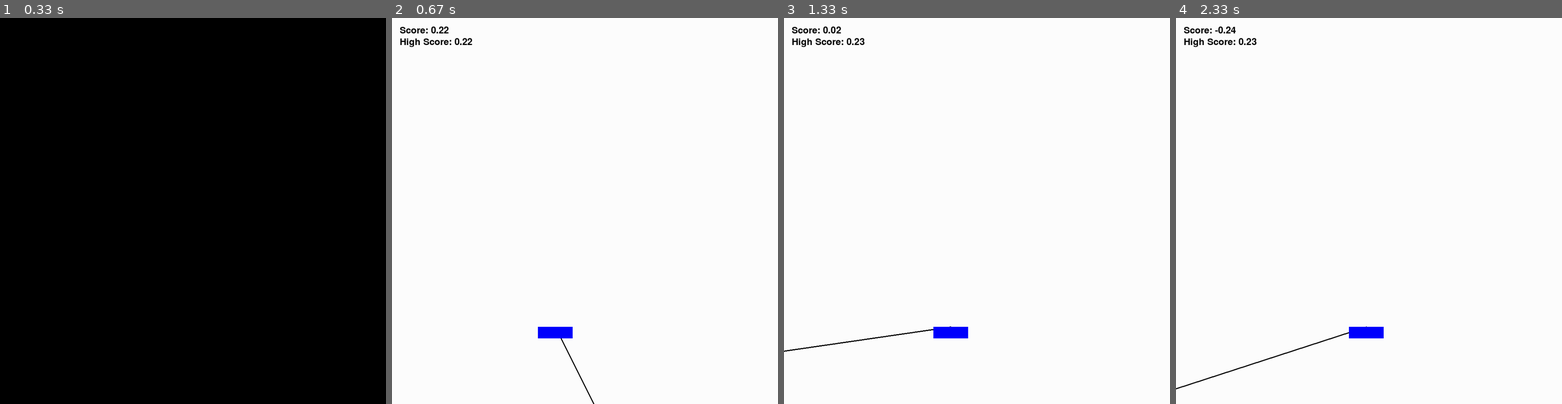
Above: before the commit, frames 1-4 (left to right).
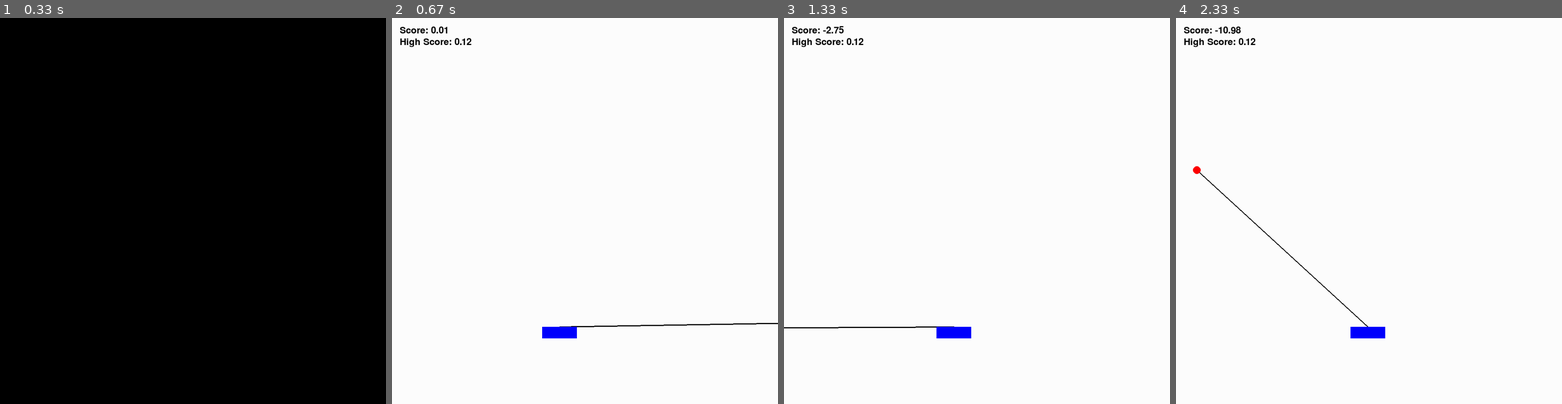
Above: after the commit, the same moments.

Repository: Nicosoh/Inverted-Pendulum-with-Haptics
Game: pygame game, started from pygame_test.py
Two runs of this game, one before a commit and one after it. Both use one fixed random seed, a clock stepped at 60 frames per second and the inputs below.
Inputs (mouse positions are in pixels of both pictures, inside the frame that each line leads up to):
- Up to frame 1 (0.33 s): no input
- Up to frame 2 (0.67 s): tap E at 0.33 s
- Up to frame 3 (1.33 s): click (884, 214) at 0.72 s; click (1034, 75) at 1.05 s
- Up to frame 4 (2.33 s): click (1376, 79) at 1.38 s; click (1372, 253) at 1.72 s; click (1469, 272) at 2.05 s

Frame 1 is identical in both runs. In frame 2, 0.4% of the frame differs, in the area x 12-100%, y 2-100%; in frame 3, 0.5%; in frame 4, 0.6%, in the area x 0-55%, y 2-97%.

Commit message:
aux files

Diff:
--- a/pendulum_model.py
+++ b/pendulum_model.py
@@ -31,15 +31,9 @@
 from acados_template import AcadosModel
 from casadi import SX, vertcat, sin, cos
 
-def export_pendulum_ode_model() -> AcadosModel:
+def export_pendulum_ode_model(M, m ,g, l, d_cart, d_theta) -> AcadosModel:
 
     model_name = 'pendulum_ode'
-
-    # constants
-    M = 1.0 # mass of the cart [kg] -> now estimated
-    m = 0.5 # mass of the ball [kg]
-    g = 9.81 # gravity constant [m/s^2]
-    l = 0.5 # length of the rod [m]
 
     # set up states & controls
     x1      = SX.sym('x1')
@@ -63,12 +57,19 @@
     # dynamics
     cos_theta = cos(theta)
     sin_theta = sin(theta)
-    denominator = M + m - m*sin_theta*sin_theta
+    denominator = M + m - m * cos_theta ** 2
+    # denominator = M + m - m * sin_theta ** 2
     f_expl = vertcat(v1,
-                     dtheta,
-                     (-m*l*sin_theta*dtheta*dtheta + m*g*cos_theta*sin_theta+F)/denominator,
-                     (-m*l*cos_theta*sin_theta*dtheta*dtheta + F*cos_theta+(M+m)*g*sin_theta)/(3*l*denominator)
-                     )
+                    dtheta,
+                    (-m * g * cos_theta * sin_theta + m * l * theta_dot**2 * sin_theta - d_cart * x1_dot + F) / denominator,
+                    ((m + M ) * g * sin_theta - cos_theta * (m * l * theta_dot**2 * sin_theta - d_cart * x1_dot) + cos_theta * F - theta_dot * d_theta) / denominator / l
+                    )
+
+    # f_expl = vertcat(v1,
+    #                 dtheta,
+    #                 (-m * l * sin_theta * theta_dot ** 2 + m * g * cos_theta * sin_theta + F) / denominator,
+    #                 (-m * l * cos_theta * sin_theta * theta_dot ** 2 + F * cos_theta + (M + m) * g * sin_theta) / (l * denominator)
+    #                 )
 
     f_impl = xdot - f_expl
 
--- a/pygame_test.py
+++ b/pygame_test.py
@@ -5,7 +5,7 @@
 # Define physical constants in SI units
 M = 5.0
 m = 1.0
-g = -9.81
+g = -9.81/3
 l = 2.0
 dt = 0.01
 cart_width = 0.3
@@ -34,7 +34,7 @@
 D = 10
 
 d_cart = 1.0 # Cart Damping
-d_theta = 3.0
+d_theta = 10.0
 
 # Score variables
 score = 0.0
@@ -63,7 +63,7 @@
 
     # theta_ddot = (-m * l * cos_theta * sin_theta * theta_dot ** 2 + F * cos_theta + (M + m) * g * sin_theta) / (3 * l * denominator)
     # x1_ddot = (-m * l * sin_theta * theta_dot ** 2 + m * g * cos_theta * sin_theta + F) / denominator
-    theta_ddot = ((m + M ) * g * sin_theta - cos_theta * (m * l * theta_dot**2 * sin_theta - d_cart * x1_dot) + cos_theta * F - theta_dot * d_theta) / denominator
+    theta_ddot = ((m + M ) * g * sin_theta - cos_theta * (m * l * theta_dot**2 * sin_theta - d_cart * x1_dot) + cos_theta * F - theta_dot * d_theta) / denominator / l
     x1_ddot = (-m * g * cos_theta * sin_theta + m * l * theta_dot**2 * sin_theta - d_cart * x1_dot + F) / denominator
     return x1_ddot, theta_ddot
 
@@ -121,7 +121,7 @@
 
             x1_dot_SI = (x1_SI - prev_x_SI) / dt
             F = K * (x1_ref_SI - x1_SI) - D * x1_dot_SI
-            print(F)
+            # print(F)
             x1_ddot_SI, theta_ddot_SI = update_physics(theta_SI, theta_dot_SI, x1_dot_SI, F)
 
             x1_dot_SI += x1_ddot_SI * dt
@@ -137,7 +137,7 @@
                 print("GAME OVER! Pendulum fell past horizontal.")
 
             # **Score Calculation:**
-            score += dt * (1 - abs(np.pi - theta_SI) / np.pi)
+            score += dt * (1 - 5 * abs(np.pi - theta_SI) / np.pi)
             if score > high_score:
                 high_score = score
 
Not shown, changed: .gitignore
